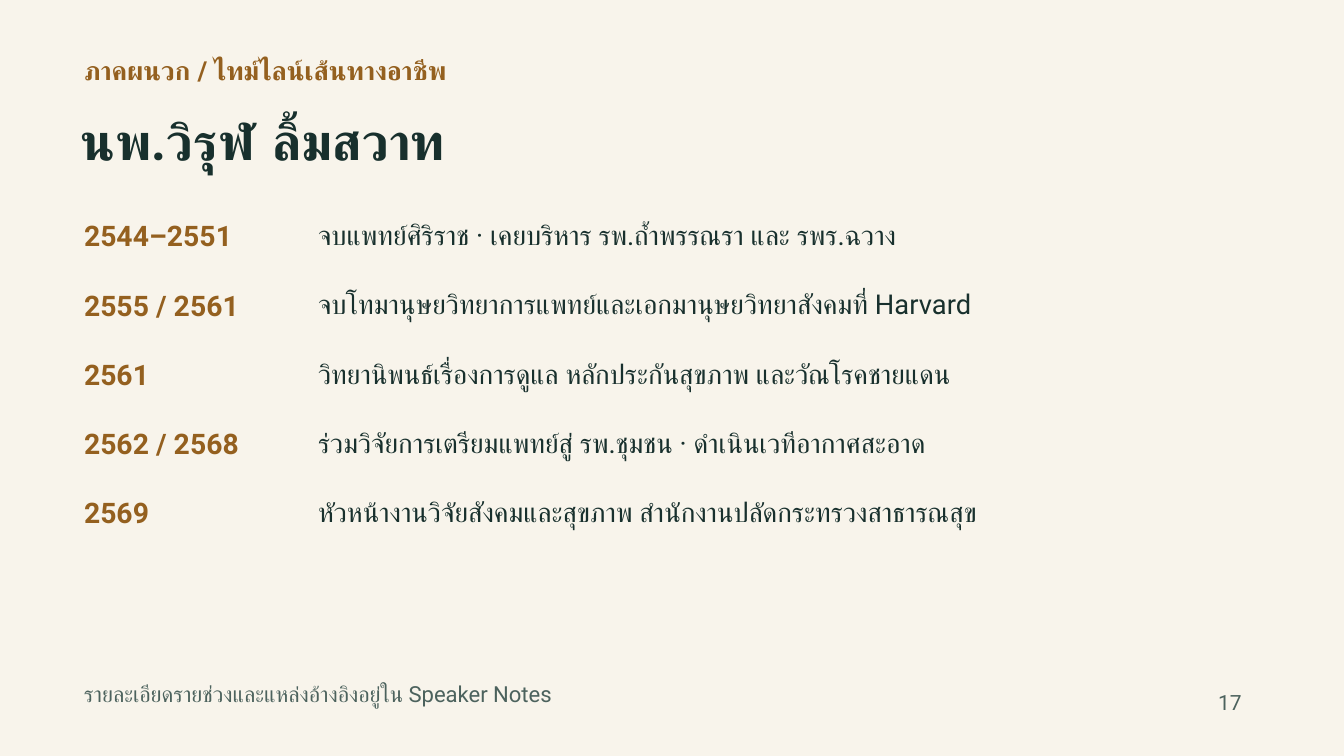
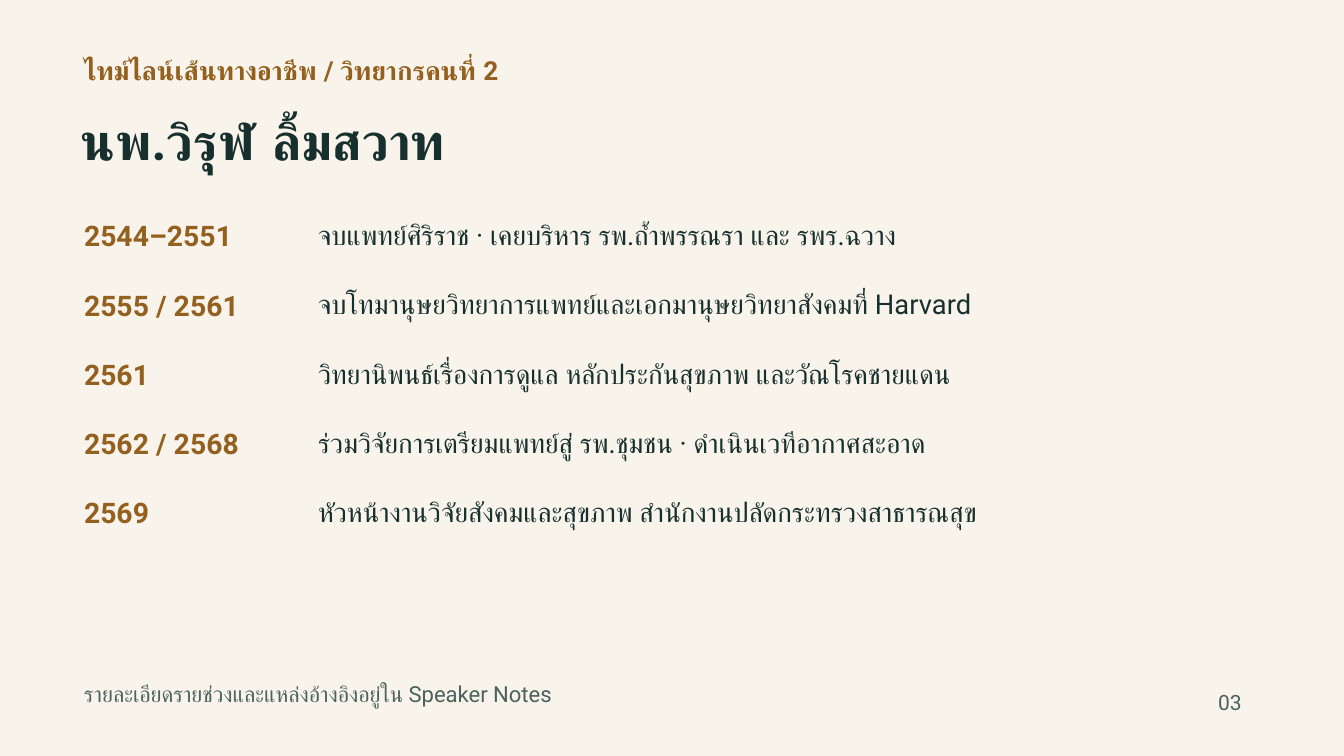
Before and after one commit to smartwoo/racm303-2569-faculty-member, a slide deck: slide 3 of exports/pptx/RACM303_2569_Physician_Roles_Moderator.pptx (slide 17 before the commit). Drawn at 1344x756 pixels with LibreOffice and Linux fonts; fonts in the diff are those of the drawing. Boxes give left, top, right and bottom in pixels: in the first picture for what was removed or moved away, otherwise in the second. Text is boxed around its words. In the diff, an @@ line names an element or a change of style, - is before the commit and + after.

```diff
--- a/exports/pptx/RACM303_2569_Physician_Roles_Moderator.pptx
+++ b/exports/pptx/RACM303_2569_Physician_Roles_Moderator.pptx
@@ text at (84, 60, 498, 81): text changed @@
-ภาคผนวก / ไทม์ไลน์เส้นทางอาชีพ
+ไทม์ไลน์เส้นทางอาชีพ / วิทยากรคนที่ 2
@@ text at (1218, 695, 1242, 710): text changed @@
-17
+03
```
Also in this commit, not shown: 6 other slides changed, 6 slides added, 12 slides removed.
